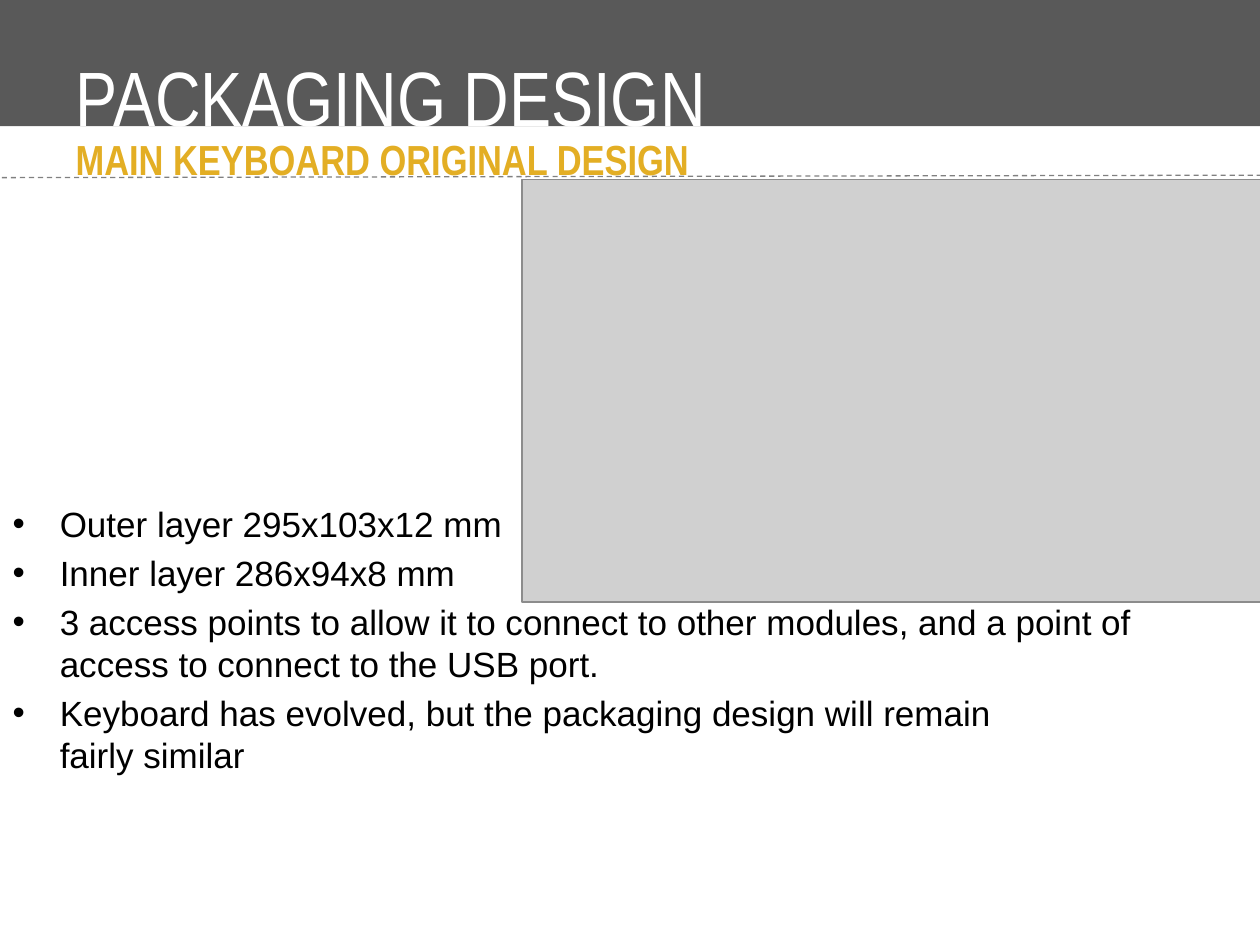
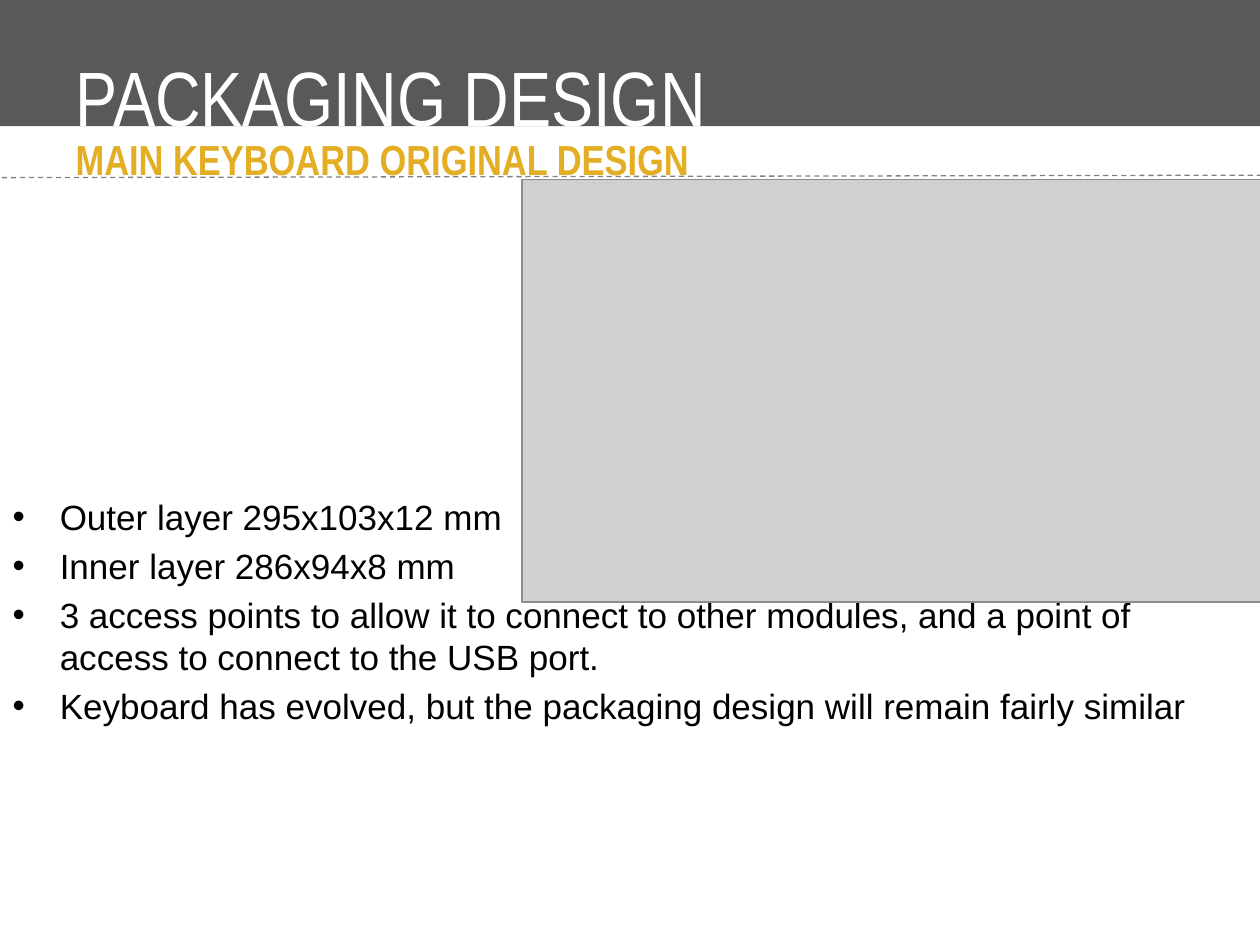
Before and after one commit to Ashassins/NYAKB, a slide deck: slide 11 of Midterm Review Presentation/Midterm Design Review Presentation Template.pptx. Drawn at 1260x945 pixels with LibreOffice and Linux fonts; fonts in the diff are those of the drawing; grey boxes stand for pictures; background and template pictures are left out. Boxes give left, top, right and bottom in pixels: in the first picture for what was removed or moved away, otherwise in the second. Text is boxed around its words. In the diff, an @@ line names an element or a change of style, - is before the commit and + after.

```diff
--- a/Midterm Review Presentation/Midterm Design Review Presentation Template.pptx
+++ b/Midterm Review Presentation/Midterm Design Review Presentation Template.pptx
@@ text "Outer layer 295x103x12 mm" rewrapped from (60, 511, 1130, 775) to (60, 504, 1185, 725) @@
```
Also in this commit, not shown: 1 other slide changed, 1 other file.
